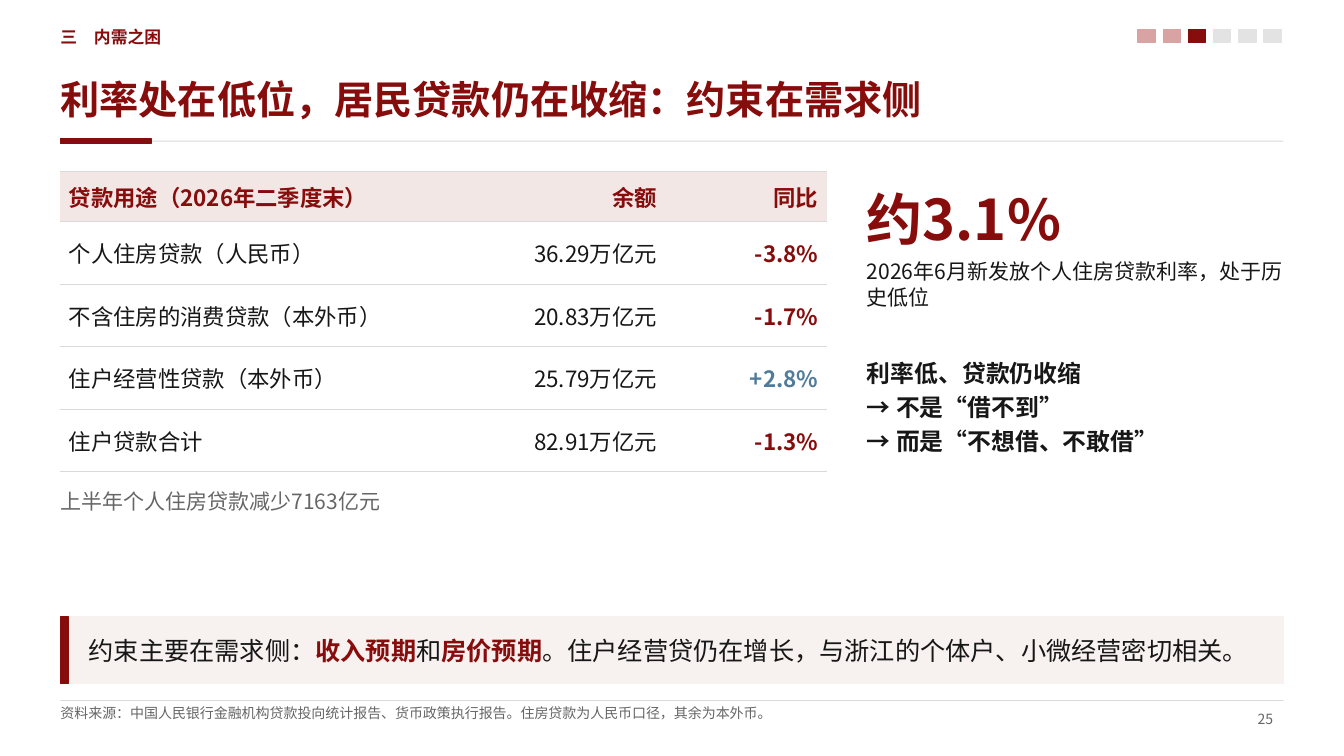
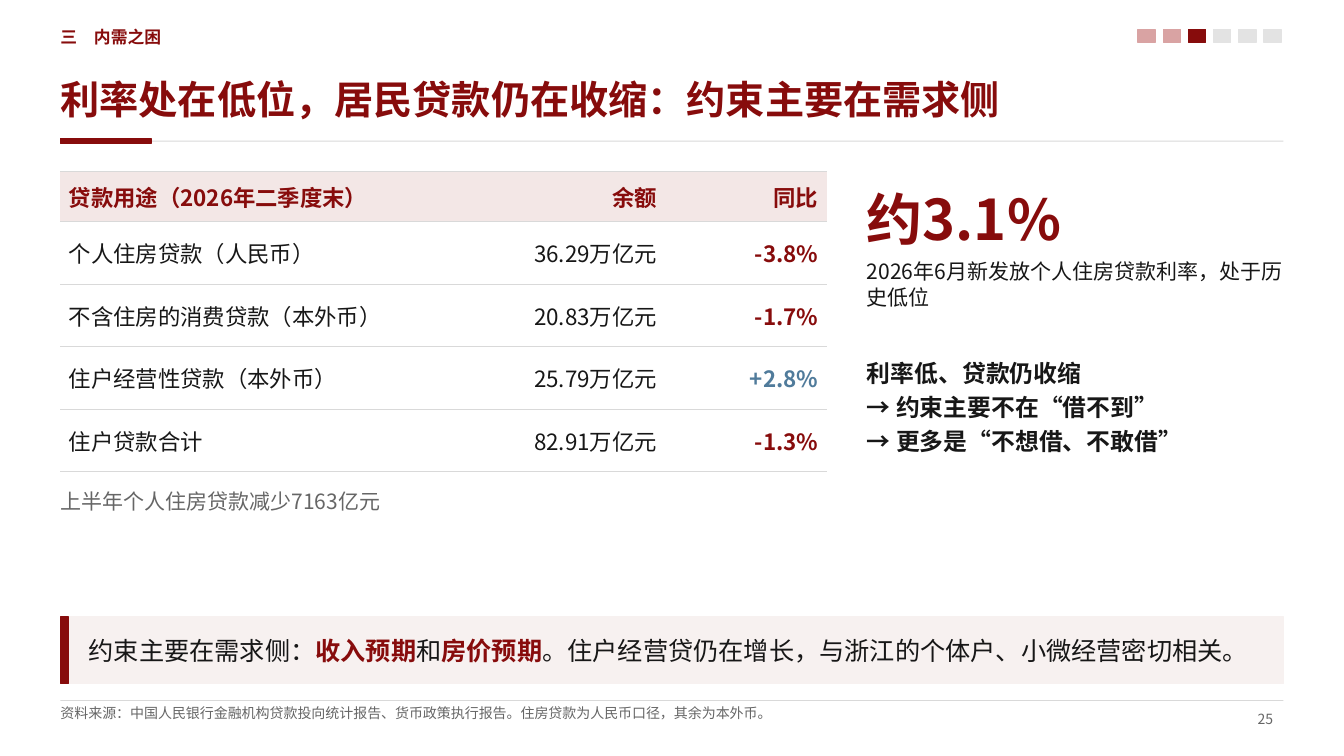
Before and after one commit to zerongwong/zerongwong.github.io, a slide deck: slide 25 of talks/2026-10-consumption-regulation/消费提振视角下的中国宏观经济形势分析_第三稿.pptx. Drawn at 1344x756 pixels with LibreOffice and Linux fonts; fonts in the diff are those of the drawing. Boxes give left, top, right and bottom in pixels: in the first picture for what was removed or moved away, otherwise in the second. Text is boxed around its words. In the diff, an @@ line names an element or a change of style, - is before the commit and + after.

```diff
--- a/talks/2026-10-consumption-regulation/消费提振视角下的中国宏观经济形势分析_第三稿.pptx
+++ b/talks/2026-10-consumption-regulation/消费提振视角下的中国宏观经济形势分析_第三稿.pptx
@@ title at box(60, 80, 1000, 119): text changed @@
-利率处在低位，居民贷款仍在收缩：约束在需求侧
+利率处在低位，居民贷款仍在收缩：约束主要在需求侧
@@ text at box(867, 361, 1182, 453): text changed @@
-利率低、贷款仍收缩
-→ 不是“借不到”
-→ 而是“不想借、不敢借”
+利率低、贷款仍收缩
+→ 约束主要不在“借不到”
+→ 更多是“不想借、不敢借”
```
Also in this commit, not shown: 37 other slides changed, 9 other files.
